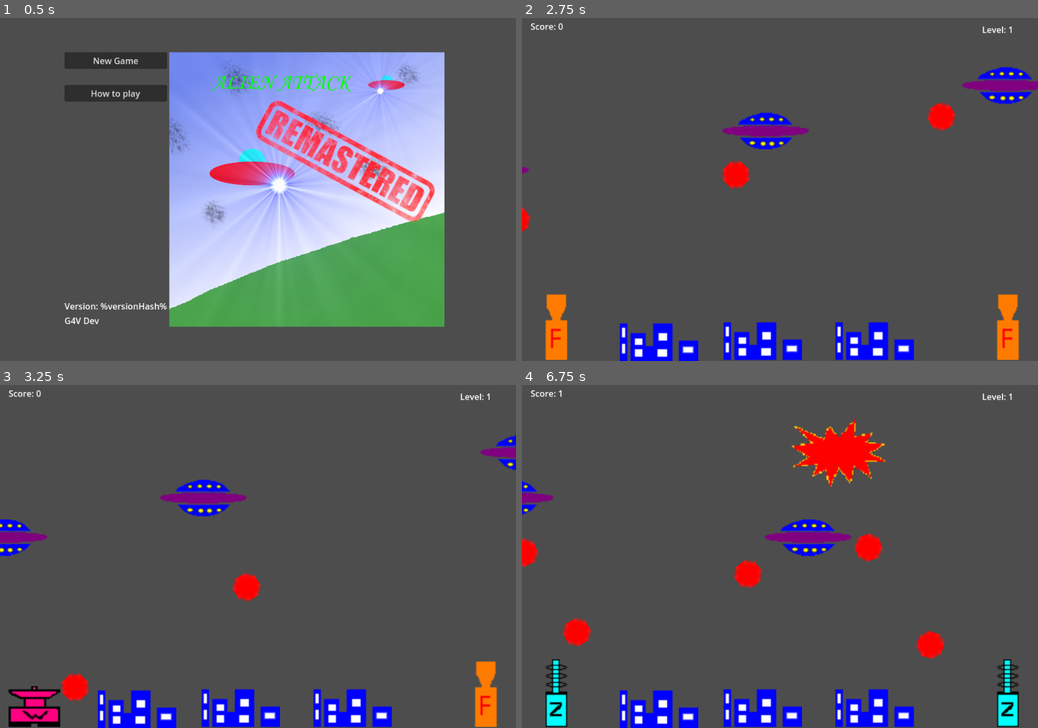
Above: before the commit, frames 1-4 (two rows, left to right).
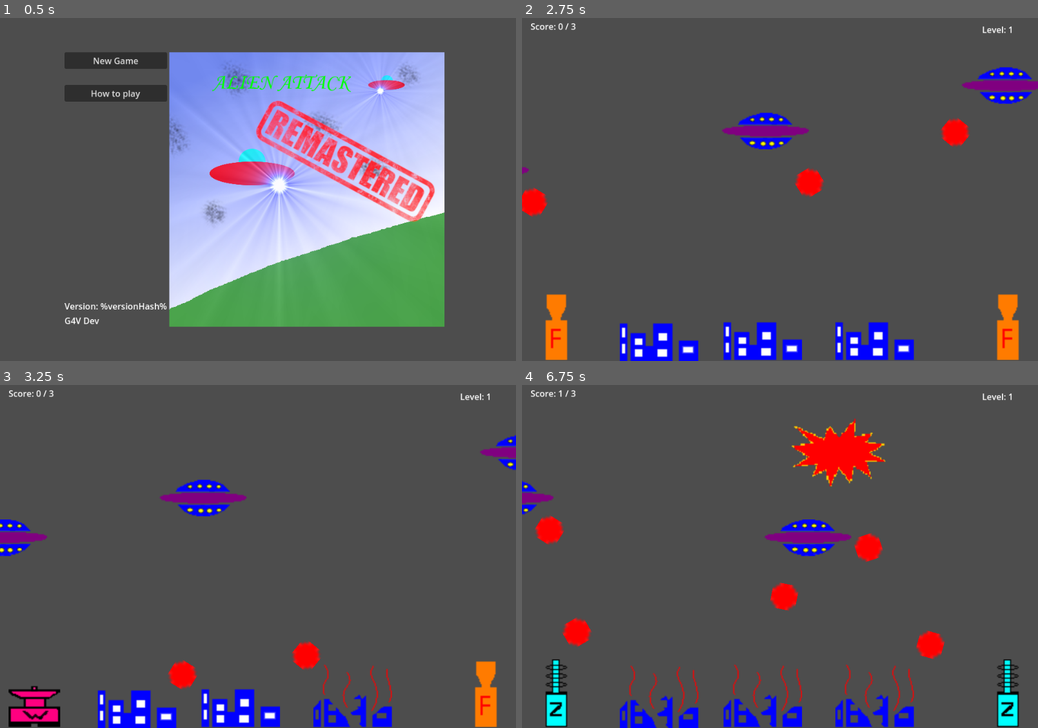
Above: after the commit, the same moments.

Repository: halkeye/AlienAttackGodot
Game: Godot game, scene res://scenes/main_menu.tscn
Same seed, same stepped clock (60 frames per second), same inputs: the game is played once before the commit and once after it.
Inputs (mouse positions are in pixels of both pictures, inside the frame that each line leads up to):
- Up to frame 1 (0.5 s): no input
- Up to frame 2 (2.75 s): click "New Game" at 0.5 s; click (558, 326) at 1.25 s; click (1007, 326) at 2 s
- Up to frame 3 (3.25 s): click (36, 693) at 2.75 s
- Up to frame 4 (6.75 s): click (1007, 693) at 3.5 s; click (558, 693) at 4.25 s; click (1007, 693) at 5 s; move the mouse to (893, 539) at 5.77 s; click (893, 539) at 5.85 s; move the mouse to (676, 573) at 6.52 s; click (676, 573) at 6.6 s

Frame 1 is identical in both runs. In frame 2, 1.7% of the frame differs, in the area x 0-87%, y 1-63%; in frame 3, 2.2%; in frame 4, 3.7%, in the area x 0-76%, y 1-100%.

Commit message:
Simplify, ufos will now attack entire bottom of screen

Diff:
--- a/scenes/main.tscn
+++ b/scenes/main.tscn
@@ -1,15 +1,9 @@
-[gd_scene load_steps=6 format=3 uid="uid://g0jaoevp4k4b"]
+[gd_scene load_steps=5 format=3 uid="uid://g0jaoevp4k4b"]
 
 [ext_resource type="Script" path="res://scripts/main.gd" id="1_ygm3h"]
 [ext_resource type="PackedScene" uid="uid://diqwmmt6lahvb" path="res://scenes/city.tscn" id="2_7k887"]
 [ext_resource type="PackedScene" uid="uid://cewvp34yjb0ko" path="res://scenes/components/label_value.tscn" id="3_4g6ch"]
 [ext_resource type="PackedScene" uid="uid://bqlch05ol3ig3" path="res://scenes/weapon.tscn" id="4_edgso"]
-
-[sub_resource type="Curve2D" id="Curve2D_3mooo"]
-_data = {
-"points": PackedVector2Array(0, 0, 0, 0, 128, 576, 0, 0, 0, 0, 832, 576, 0, 0, 0, 0, 128, 576)
-}
-point_count = 3
 
 [node name="Node2D" type="Node2D"]
 script = ExtResource("1_ygm3h")
@@ -28,9 +22,9 @@
 offset_top = 4.0
 offset_right = 91.0
 offset_bottom = 27.0
-text = "Score: 2"
-values = [2]
-label = "Score: %d"
+text = "Score: 2 / 0"
+values = [2, 0]
+label = "Score: %d / %d"
 
 [node name="City1" parent="." groups=["cities"] instance=ExtResource("2_7k887")]
 position = Vector2(182, 524)
@@ -48,12 +42,6 @@
 wait_time = 2.0
 autostart = true
 
-[node name="UFOTargetPath" type="Path2D" parent="."]
-curve = SubResource("Curve2D_3mooo")
-
-[node name="PathFollow2D" type="PathFollow2D" parent="UFOTargetPath"]
-position = Vector2(128, 576)
-
 [node name="Weapon" parent="." groups=["weapons"] instance=ExtResource("4_edgso")]
 offset_left = 16.0
 offset_top = 512.0
--- a/scenes/ufo.tscn
+++ b/scenes/ufo.tscn
@@ -9,12 +9,6 @@
 [sub_resource type="CapsuleShape2D" id="CapsuleShape2D_12iq2"]
 radius = 17.0
 height = 82.0
-
-[sub_resource type="Curve2D" id="Curve2D_8c5c7"]
-_data = {
-"points": PackedVector2Array(0, 0, 0, 0, 128, 576, 0, 0, 0, 0, 832, 576, 0, 0, 0, 0, 128, 576)
-}
-point_count = 3
 
 [node name="UFO" type="Area2D"]
 collision_layer = 2
@@ -50,14 +44,6 @@
 wait_time = 2.0
 autostart = true
 
-[node name="DebugUFOTargetPath" type="Path2D" parent="."]
-visible = false
-curve = SubResource("Curve2D_8c5c7")
-
-[node name="PathFollow2D" type="PathFollow2D" parent="DebugUFOTargetPath"]
-visible = false
-position = Vector2(128, 576)
-
 [connection signal="area_entered" from="." to="." method="_on_area_entered"]
 [connection signal="screen_exited" from="VisibleOnScreenNotifier2D" to="." method="_on_visible_on_screen_notifier_2d_screen_exited"]
 [connection signal="timeout" from="UFOFireTimer" to="." method="_on_ufo_fire_timer_timeout"]
--- a/scripts/global.gd
+++ b/scripts/global.gd
@@ -7,40 +7,15 @@
 @export var score = 0 : set=set_score
 @export var level = 1
 
+const UFOS_PER_LEVEL: int = 3
+
 func set_score(value):
 	var old_score = score
 	score = value
 	delta_score.emit(score - old_score)
 
+func score_goal(level: int):
+	return Global.level * UFOS_PER_LEVEL
+
 func _ready():
-	var root = get_tree().root
-	current_scene = root.get_child(root.get_child_count() - 1)
-
-func goto_scene(path):
-	# This function will usually be called from a signal callback,
-	# or some other function in the current scene.
-	# Deleting the current scene at this point is
-	# a bad idea, because it may still be executing code.
-	# This will result in a crash or unexpected behavior.
-
-	# The solution is to defer the load to a later time, when
-	# we can be sure that no code from the current scene is running:
-
-	call_deferred("_deferred_goto_scene", path)
-
-
-func _deferred_goto_scene(path):
-	# It is now safe to remove the current scene.
-	current_scene.free()
-
-	# Load the new scene.
-	var s = ResourceLoader.load(path)
-
-	# Instance the new scene.
-	current_scene = s.instantiate()
-
-	# Add it to the active scene, as child of root.
-	get_tree().root.add_child(current_scene)
-
-	# Optionally, to make it compatible with the SceneTree.change_scene_to_file() API.
-	get_tree().current_scene = current_scene
+	pass
--- a/scripts/main.gd
+++ b/scripts/main.gd
@@ -1,7 +1,5 @@
 extends Node2D
 class_name MainScene
-
-const UFOS_PER_LEVEL: int = 3
 
 var RoundSuccessScene = preload("res://scenes/round_success.tscn")
 
@@ -20,14 +18,13 @@
 	var ufo = preload("res://scenes/ufo.tscn").instantiate()
 	ufo.position = gen_random_pos()
 	ufo.scale = Vector2(2, 2)
-	ufo.target_path = $UFOTargetPath/PathFollow2D.duplicate()
 	ufo.add_to_group("ufos")
 	add_child(ufo)
 
 func _ready():
 	request_ready()
 
-	var num_ufos = UFOS_PER_LEVEL * Global.level
+	var num_ufos = Global.UFOS_PER_LEVEL * Global.level
 	print("Creating %d ufos" % [num_ufos])
 	for ufo_idx in num_ufos:
 		create_ufo()
@@ -39,7 +36,7 @@
 
 func _process(_delta):
 	if scoreLabel:
-		scoreLabel.values = [Global.score]
+		scoreLabel.values = [level_score, Global.score_goal(Global.level)]
 	if levelLabel:
 		levelLabel.values = [Global.level]
 
@@ -57,8 +54,7 @@
 	Global.score += 1
 
 func _on_score_change(change_amount: int):
-	var score_goal = Global.level * UFOS_PER_LEVEL
 	level_score += change_amount
 
-	if level_score >= score_goal:
+	if level_score >= Global.score_goal(Global.level):
 		get_tree().change_scene_to_packed(RoundSuccessScene)
--- a/scripts/ufo.gd
+++ b/scripts/ufo.gd
@@ -1,7 +1,5 @@
 extends Area2D
 class_name UFO
-
-var target_path : PathFollow2D
 
 @export_group("Health")
 @export var health: int = 1 : set=set_health
@@ -16,12 +14,11 @@
 var speed = 150
 var velocity = Vector2.ZERO
 
+ # wait 1 second before every 2 seconds
+var last_fire = -1
+
 # Called when the node enters the scene tree for the first time.
 func _ready():
-	if !target_path:
-		# for debugging
-		target_path = $DebugUFOTargetPath/PathFollow2D
-
 	health = max_health
 	show_sprite($Ufo)
 	if randi_range(0, 1) == 0:
@@ -100,5 +97,4 @@
 	if is_on_fire():
 		return
 
-	target_path.progress_ratio = randf()
-	fire(bullet_scene, target_path.position)
+	fire(bullet_scene, Vector2(randf_range(0, screensize.x), screensize.y))
Not shown: 1 places in scenes/ufo.tscn that only renumber resources
Not shown, removed: scenes/maiBFF3.tmp
Not shown, removed: scenes/maiEF58.tmp
